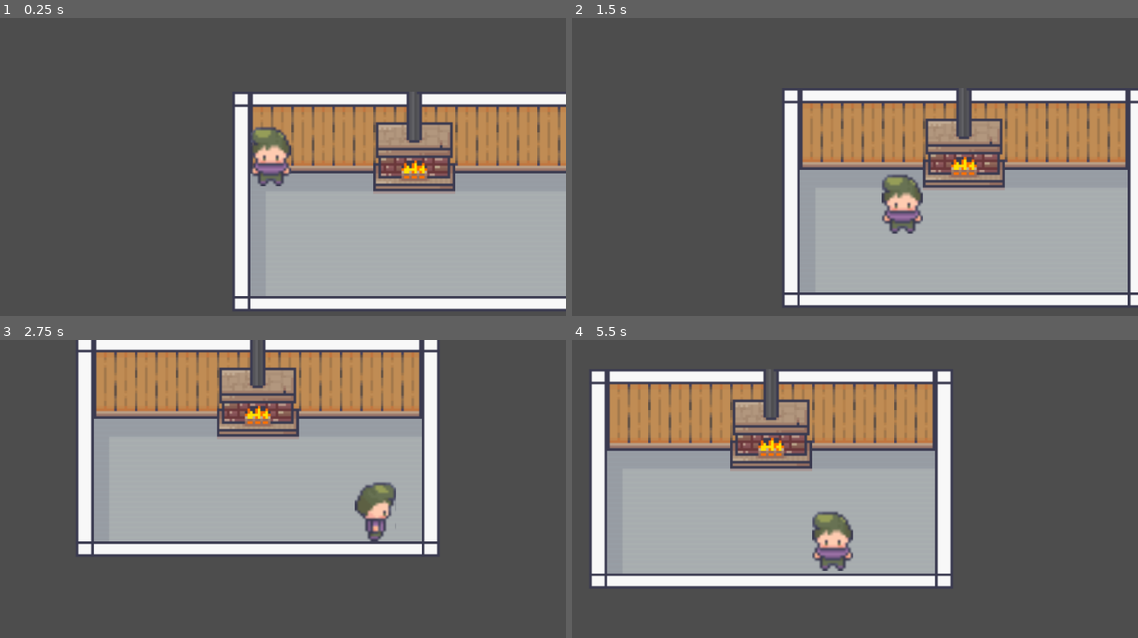
Above: before the commit, frames 1-4 (two rows, left to right).
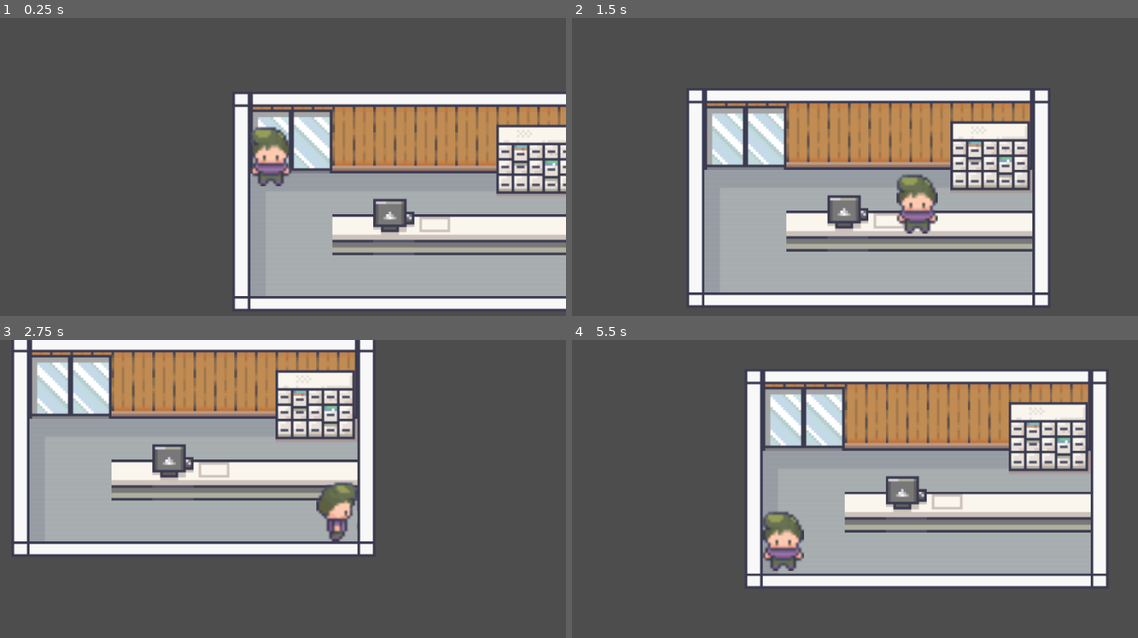
Above: after the commit, the same moments.

Repository: TurnrDev/EchoScape
Game: Godot game, scene res://scenes/shop.tscn
Same seed, same stepped clock (60 frames per second), same inputs: the game is played once before the commit and once after it. Before the commit the project starts from res://scenes/level.tscn.
Inputs:
- Up to frame 1 (0.25 s): no input
- Up to frame 2 (1.5 s): tap Enter at 0.5 s; hold Right (ui_right) 0.53-1.28 s; hold Down (ui_down) from 1.28 s (still down)
- Up to frame 3 (2.75 s): release Down (ui_down) at 2.03 s; hold Right (ui_right) from 2.03 s (still down)
- Up to frame 4 (5.5 s): release Right (ui_right) at 2.78 s; hold Up (ui_up) 2.78-3.53 s; hold Left (ui_left) 3.53-5.03 s; hold Down (ui_down) from 5.03 s (still down)

The runs differ from the first frame. In frame 1, 14% of the frame differs, in the area x 44-100%, y 24-80%; in frame 2, 38%; in frame 3, 33%; in frame 4, 49%, in the area x 3-95%, y 9-83%.

Commit message:
Set root nodes name as root , rename level to shop

Diff:
--- a/characters/player.tscn
+++ b/characters/player.tscn
@@ -7,7 +7,7 @@
 radius = 1.0
 height = 16.0
 
-[node name="player" type="CharacterBody2D"]
+[node name="root" type="CharacterBody2D"]
 scale = Vector2(2, 2)
 script = ExtResource("1_mbil0")
 
--- a/project.godot
+++ b/project.godot
@@ -11,7 +11,7 @@
 [application]
 
 config/name="EchoScape"
-run/main_scene="res://scenes/level.tscn"
+run/main_scene="res://scenes/shop.tscn"
 config/features=PackedStringArray("4.1", "Mobile")
 config/icon="res://icon.svg"
 
--- a/scenes/level.tscn
+++ b/scenes/shop.tscn
@@ -4,7 +4,7 @@
 [ext_resource type="TileSet" uid="uid://dgw7umjhg6mlf" path="res://assets/interiors/32x32/room_builder.tres" id="1_osbng"]
 [ext_resource type="TileSet" uid="uid://cgf1bl8ylw0pr" path="res://assets/interiors/32x32/interiors.tres" id="2_lwwlj"]
 
-[node name="Level" type="Node"]
+[node name="root" type="Node"]
 
 [node name="BackgroundTileMap" type="TileMap" parent="."]
 tile_set = ExtResource("1_osbng")
@@ -15,7 +15,7 @@
 tile_set = ExtResource("2_lwwlj")
 cell_quadrant_size = 32
 format = 2
-layer_0/tile_data = PackedInt32Array(3, 262144, 68, 65539, 262144, 69, 131075, 262144, 70, 4, 327680, 68, 65540, 327680, 69, 131076, 327680, 70)
+layer_0/tile_data = PackedInt32Array(196610, 65536, 8, 196611, 196608, 9, 196612, 196608, 5, 196613, 65536, 8, 196614, 65536, 8, 196615, 65536, 8, 131075, 196608, 8, 6, 131072, 15, 65542, 131072, 16, 131078, 131072, 17, 7, 196608, 15, 65543, 196608, 16, 131079, 196608, 17, 0, 131072, 28, 65536, 131072, 29, 1, 196608, 28, 65537, 196608, 29)
 
 [node name="player" parent="." instance=ExtResource("1_gc2k5")]
 position = Vector2(16, 72)
